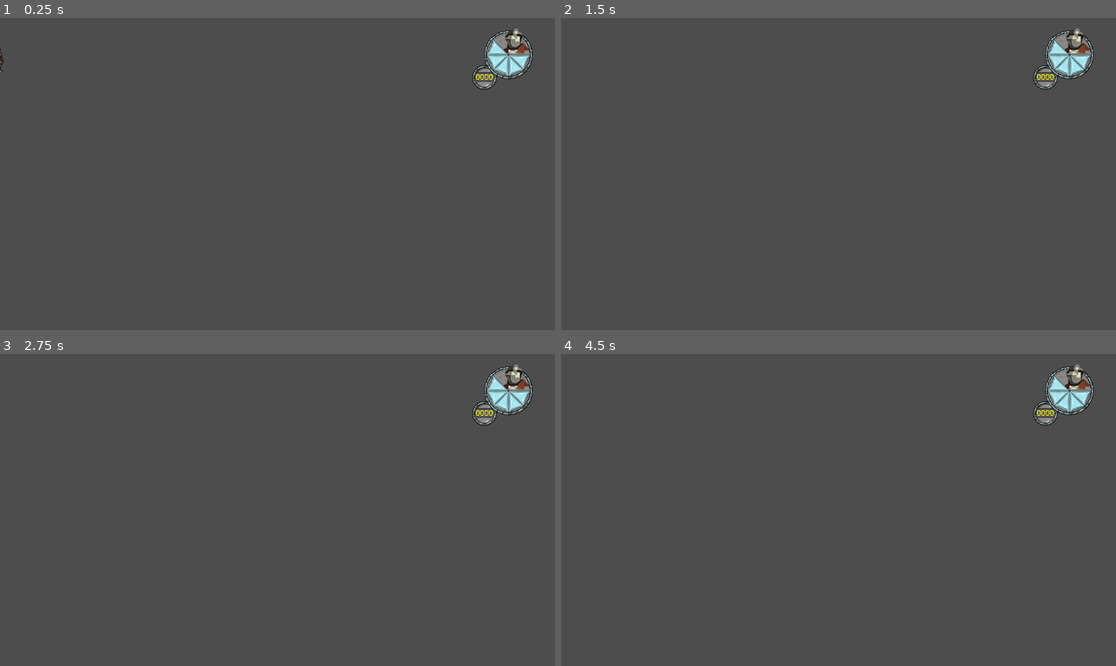
Above: before the commit, frames 1-4 (two rows, left to right).
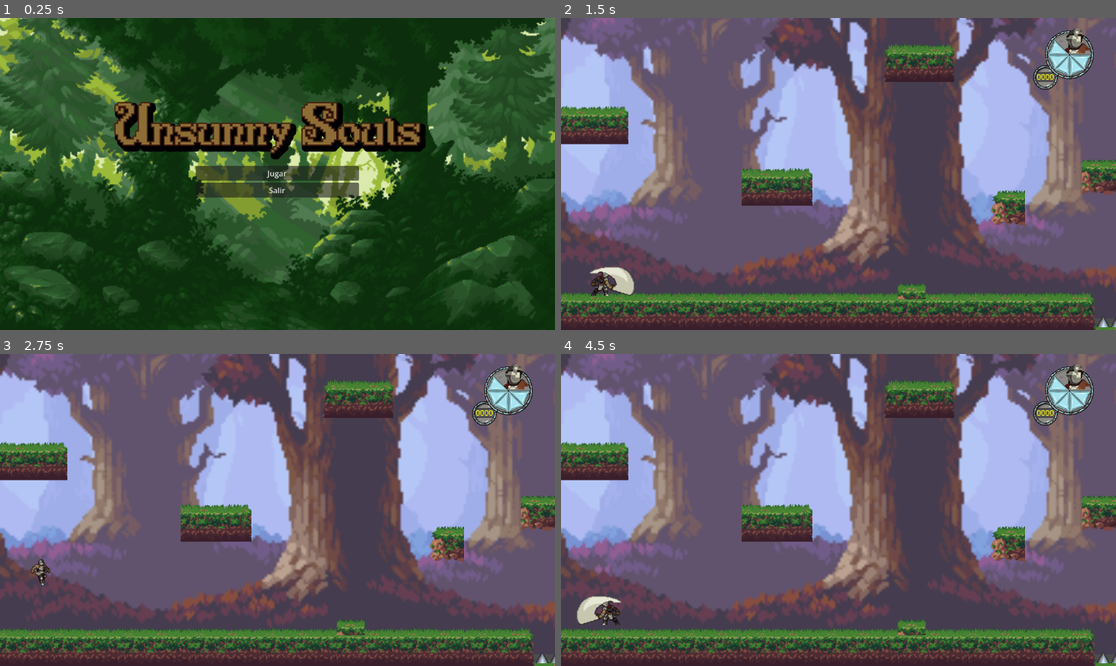
Above: after the commit, the same moments.

Repository: Gusiprox/Unsunny-Souls
Game: Godot game, scene res://menus/menu_start/menu.tscn
Same seed, same stepped clock (60 frames per second), same inputs: the game is played once before the commit and once after it. Before the commit the project starts from res://player/player.tscn.
Inputs (mouse positions are in pixels of both pictures, inside the frame that each line leads up to):
- Up to frame 1 (0.25 s): no input
- Up to frame 2 (1.5 s): click (838, 174) at 0.5 s, where only the run after the commit has a clickable "Jugar"; tap Enter at 1.25 s; tap J (atack) at 1.35 s
- Up to frame 3 (2.75 s): tap Space (jump) at 1.52, 2, 2.27 s; tap Shift (dash) at 2.1 s
- Up to frame 4 (4.5 s): tap D (move_de) at 2.85 s; tap Enter at 3.5 s; tap A (move_iz) at 3.6 s; tap Space (jump) at 3.77 s; tap J (atack) at 4.35 s

The runs differ from the first frame. In frame 1, 99% of the frame differs, in the area x 0-100%, y 0-100%; in frame 2, 76%; in frame 3, 75%; in frame 4, 76%.

Commit message:
Main scene update

Diff:
--- a/project.godot
+++ b/project.godot
@@ -11,7 +11,7 @@
 [application]
 
 config/name="Unsuny Souls"
-run/main_scene="uid://ybomf60r05d8"
+run/main_scene="uid://cj8rel1p2ep57"
 config/features=PackedStringArray("4.6", "GL Compatibility")
 config/icon="res://icon.svg"
 
